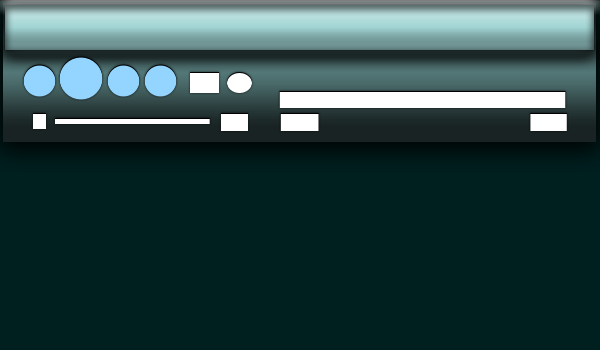
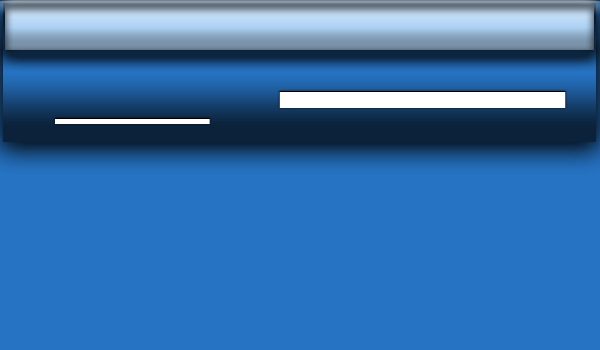
Before/after of a 600 × 350 layered artwork. What changed in the layer stack:
hid "Shape 7" over <box>227,72,252,93</box>
hid "Shape 6" over <box>190,72,219,93</box>
hid "Shape 12" over <box>530,113,567,131</box>
hid "Shape 11" over <box>280,113,319,131</box>
hid "Shape 10" over <box>221,113,248,131</box>
hid "Shape 9" over <box>33,113,46,129</box>
hid "Shape 4 copy 3" over <box>144,64,177,97</box>
hid "Shape 4 copy 2" over <box>107,64,140,97</box>
hid "Shape 4 copy" over <box>23,64,56,97</box>
hid "Shape 4" over <box>59,56,103,100</box>
painted on "Shape 2" over <box>5,5,594,50</box>
painted on "Shape 3" over <box>3,3,596,142</box>
painted on "Shape 1" over <box>0,1,600,350</box>
